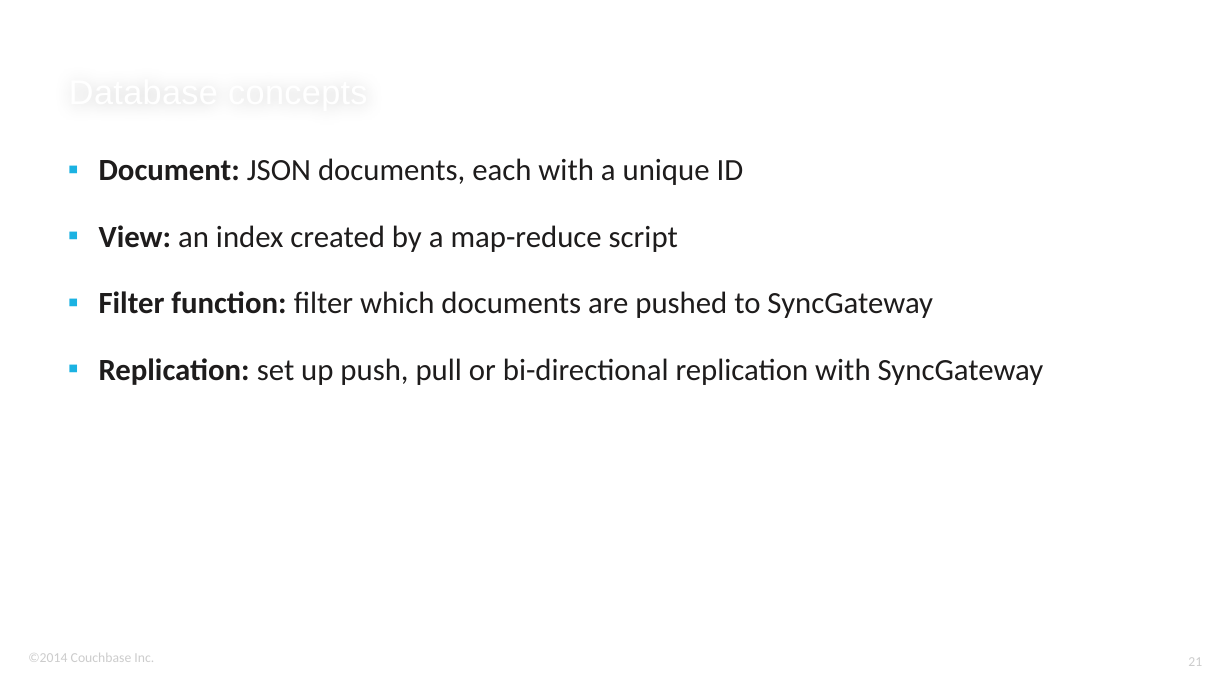
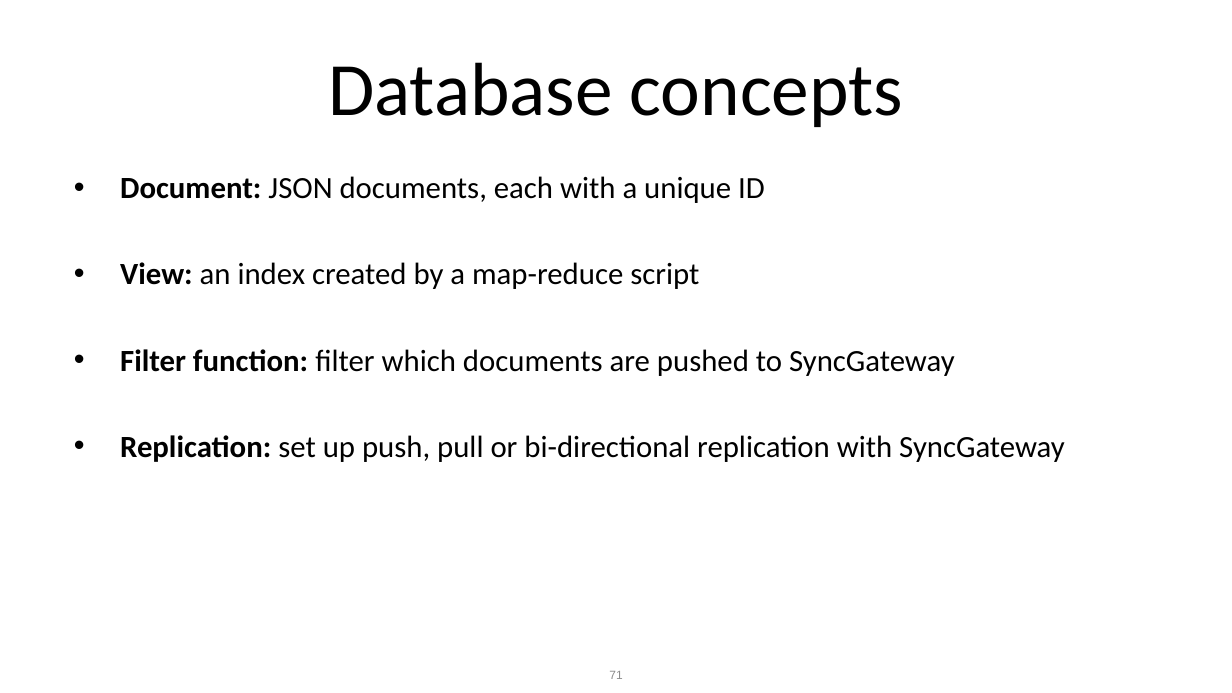
Before and after one commit to ldoguin/couchbase-mobile-android-workshop, a slide deck: slide 71 of AndroidWorkshopMasterDetailFlow.pptx (slide 21 before the commit). Drawn at 1232x693 pixels with LibreOffice and Linux fonts; fonts in the diff are those of the drawing; background and template pictures are left out. Boxes give left, top, right and bottom in pixels: in the first picture for what was removed or moved away, otherwise in the second. Text is boxed around its words. In the diff, an @@ line names an element or a change of style, - is before the commit and + after.

```diff
--- a/AndroidWorkshopMasterDetailFlow.pptx
+++ b/AndroidWorkshopMasterDetailFlow.pptx
@@ title "Database concepts": place and size @@
-title "Database concepts" at bbox=[63, 0, 1141, 118]
+title "Database concepts" at bbox=[328, 62, 903, 127]
@@ title "Database concepts" at bbox=[328, 62, 903, 127]: size 20 to 44 pt, font Arial to Calibri, text colour #FFFFFF to #000000, letter spacing 0.2 to 0 pt; alignment left to centre; vertical alignment bottom to middle @@
@@ text "Document: JSON documents, each with ...": place and size @@
-text "Document: JSON documents, each with ..." at bbox=[99, 158, 1044, 385]
+text "Document: JSON documents, each with ..." at bbox=[120, 176, 1065, 462]
@@ text "Document: JSON documents, each with ..." at bbox=[120, 176, 1065, 462]: text colour #1E1C1C to #000000; bullet ▪ to •; line spacing 0.9 to 1; more space between paragraphs @@
@@ text removed at bbox=[28, 653, 154, 662] @@
-©2014 Couchbase Inc.
@@ page number removed at bbox=[1188, 657, 1202, 666] @@
-21
@@ page number added at bbox=[609, 671, 622, 679], 7 pt, text #8C8C8C @@
+71
```
Also in this commit, not shown: 27 other slides changed, 58 slides added, 8 slides removed.
